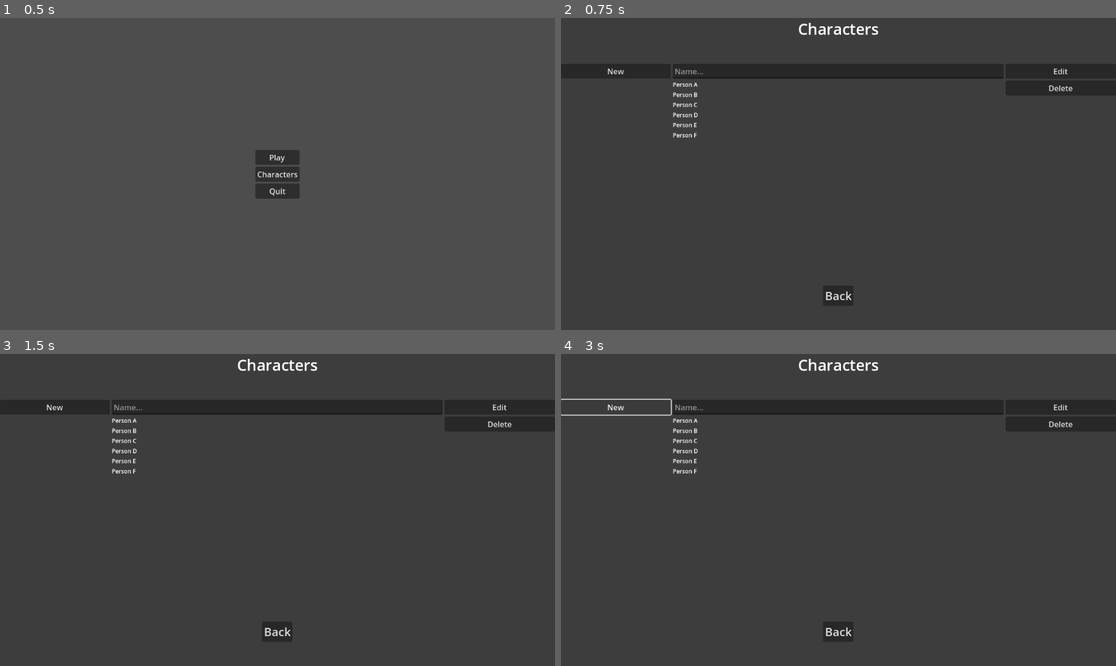
Above: before the commit, frames 1-4 (two rows, left to right).
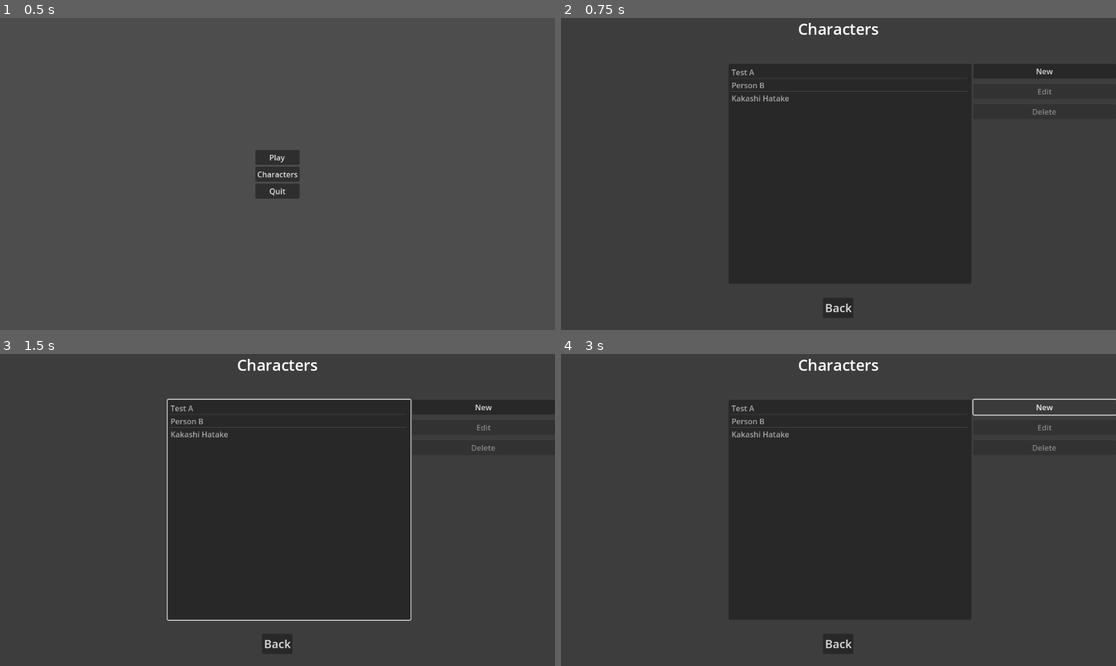
Above: after the commit, the same moments.

Repository: srad1292/RockPaperScissors
Game: Godot game, scene res://Scenes/main_menu.tscn
The game is run twice, just before and just after one commit, with the same random seed, the same clock (stepped at 60 frames per second) and the same inputs.
Inputs:
- Up to frame 1 (0.5 s): no input
- Up to frame 2 (0.75 s): click "Characters" at 0.5 s
- Up to frame 3 (1.5 s): click "Play" at 1.25 s
- Up to frame 4 (3 s): click "Play" at 2 s; click "New" at 2.75 s

Frame 1 is identical in both runs. In frame 2, 0.9% of the frame differs, in the area x 8-93%, y 16-95%; in frame 3, 1.6%, in the area x 8-93%, y 14-95%; in frame 4, 1.3%.

Commit message:
Character list populating from res files. Delete and edit buttons are enabled and disabled properly. Delete removes item from list

Diff:
--- a/Scenes/characters_menu.tscn
+++ b/Scenes/characters_menu.tscn
@@ -1,7 +1,10 @@
-[gd_scene load_steps=3 format=3 uid="uid://2a2gcu8y6ijp"]
+[gd_scene load_steps=6 format=3 uid="uid://2a2gcu8y6ijp"]
 
-[ext_resource type="Script" path="res://Scripts/characters_menu.gd" id="1_8cjjt"]
-[ext_resource type="Script" path="res://Scripts/character_list.gd" id="2_58b1o"]
+[ext_resource type="Script" path="res://Scripts/CharacterMenu/characters_menu.gd" id="1_8cjjt"]
+[ext_resource type="Script" path="res://Scripts/character_loader.gd" id="2_58b1o"]
+[ext_resource type="Script" path="res://Scripts/CharacterMenu/menu_character_list.gd" id="3_vympj"]
+[ext_resource type="Script" path="res://Scripts/CharacterMenu/edit_character_btn.gd" id="4_dsuhr"]
+[ext_resource type="Script" path="res://Scripts/CharacterMenu/delete_character_btn.gd" id="5_p8siq"]
 
 [node name="CharactersMenu" type="Control"]
 layout_mode = 3
@@ -47,83 +50,106 @@
 [node name="VBoxContainer" type="VBoxContainer" parent="VBoxContainer2/HBoxContainer"]
 layout_mode = 2
 size_flags_horizontal = 3
+size_flags_stretch_ratio = 0.78
 
-[node name="BtnNew" type="Button" parent="VBoxContainer2/HBoxContainer/VBoxContainer"]
-layout_mode = 2
-text = "New
-"
-
-[node name="VBoxContainer2" type="VBoxContainer" parent="VBoxContainer2/HBoxContainer"]
+[node name="CharacterColumn" type="VBoxContainer" parent="VBoxContainer2/HBoxContainer"]
 layout_mode = 2
 size_flags_horizontal = 3
-size_flags_stretch_ratio = 3.0
+size_flags_stretch_ratio = 1.14
 script = ExtResource("2_58b1o")
 
-[node name="LineEdit" type="LineEdit" parent="VBoxContainer2/HBoxContainer/VBoxContainer2"]
+[node name="LineEdit" type="LineEdit" parent="VBoxContainer2/HBoxContainer/CharacterColumn"]
+visible = false
 layout_mode = 2
 placeholder_text = "Name..."
 
-[node name="ScrollContainer" type="ScrollContainer" parent="VBoxContainer2/HBoxContainer/VBoxContainer2"]
+[node name="ScrollContainer" type="ScrollContainer" parent="VBoxContainer2/HBoxContainer/CharacterColumn"]
+visible = false
 layout_mode = 2
 size_flags_vertical = 3
 
-[node name="VBoxContainer" type="VBoxContainer" parent="VBoxContainer2/HBoxContainer/VBoxContainer2/ScrollContainer"]
+[node name="VBoxCharList" type="VBoxContainer" parent="VBoxContainer2/HBoxContainer/CharacterColumn/ScrollContainer"]
 layout_mode = 2
 size_flags_horizontal = 3
 
-[node name="RichTextLabel" type="RichTextLabel" parent="VBoxContainer2/HBoxContainer/VBoxContainer2/ScrollContainer/VBoxContainer"]
+[node name="RichTextLabel" type="RichTextLabel" parent="VBoxContainer2/HBoxContainer/CharacterColumn/ScrollContainer/VBoxCharList"]
+visible = false
 layout_mode = 2
 theme_override_font_sizes/normal_font_size = 12
 text = "Person A"
 fit_content = true
 
-[node name="RichTextLabel2" type="RichTextLabel" parent="VBoxContainer2/HBoxContainer/VBoxContainer2/ScrollContainer/VBoxContainer"]
+[node name="RichTextLabel2" type="RichTextLabel" parent="VBoxContainer2/HBoxContainer/CharacterColumn/ScrollContainer/VBoxCharList"]
+visible = false
 layout_mode = 2
 theme_override_font_sizes/normal_font_size = 12
 text = "Person B"
 fit_content = true
 
-[node name="RichTextLabel3" type="RichTextLabel" parent="VBoxContainer2/HBoxContainer/VBoxContainer2/ScrollContainer/VBoxContainer"]
+[node name="RichTextLabel3" type="RichTextLabel" parent="VBoxContainer2/HBoxContainer/CharacterColumn/ScrollContainer/VBoxCharList"]
+visible = false
 layout_mode = 2
 theme_override_font_sizes/normal_font_size = 12
 text = "Person C"
 fit_content = true
 
-[node name="RichTextLabel4" type="RichTextLabel" parent="VBoxContainer2/HBoxContainer/VBoxContainer2/ScrollContainer/VBoxContainer"]
+[node name="RichTextLabel4" type="RichTextLabel" parent="VBoxContainer2/HBoxContainer/CharacterColumn/ScrollContainer/VBoxCharList"]
+visible = false
 layout_mode = 2
 theme_override_font_sizes/normal_font_size = 12
 text = "Person D"
 fit_content = true
 
-[node name="RichTextLabel5" type="RichTextLabel" parent="VBoxContainer2/HBoxContainer/VBoxContainer2/ScrollContainer/VBoxContainer"]
+[node name="RichTextLabel5" type="RichTextLabel" parent="VBoxContainer2/HBoxContainer/CharacterColumn/ScrollContainer/VBoxCharList"]
+visible = false
 layout_mode = 2
 theme_override_font_sizes/normal_font_size = 12
 text = "Person E"
 fit_content = true
 
-[node name="RichTextLabel6" type="RichTextLabel" parent="VBoxContainer2/HBoxContainer/VBoxContainer2/ScrollContainer/VBoxContainer"]
+[node name="RichTextLabel6" type="RichTextLabel" parent="VBoxContainer2/HBoxContainer/CharacterColumn/ScrollContainer/VBoxCharList"]
+visible = false
 layout_mode = 2
 theme_override_font_sizes/normal_font_size = 12
 text = "Person F"
 fit_content = true
 
+[node name="ItemList" type="ItemList" parent="VBoxContainer2/HBoxContainer/CharacterColumn"]
+layout_mode = 2
+size_flags_vertical = 3
+item_count = 2
+item_0/text = "Test A"
+item_1/text = "Person B"
+script = ExtResource("3_vympj")
+
 [node name="VBoxContainer3" type="VBoxContainer" parent="VBoxContainer2/HBoxContainer"]
 layout_mode = 2
 size_flags_horizontal = 3
+size_flags_stretch_ratio = 0.67
+theme_override_constants/separation = 11
+
+[node name="BtnNew" type="Button" parent="VBoxContainer2/HBoxContainer/VBoxContainer3"]
+layout_mode = 2
+text = "New
+"
 
 [node name="BtnEdit" type="Button" parent="VBoxContainer2/HBoxContainer/VBoxContainer3"]
 layout_mode = 2
+disabled = true
 text = "Edit
 "
+script = ExtResource("4_dsuhr")
 
 [node name="BtnDelete" type="Button" parent="VBoxContainer2/HBoxContainer/VBoxContainer3"]
 layout_mode = 2
+disabled = true
 text = "Delete"
+script = ExtResource("5_p8siq")
 
 [node name="MarginContainer" type="MarginContainer" parent="VBoxContainer2"]
 layout_mode = 2
 size_flags_horizontal = 4
-size_flags_vertical = 3
+size_flags_vertical = 6
 theme_override_constants/margin_bottom = 0
 
 [node name="VBoxContainer2" type="VBoxContainer" parent="VBoxContainer2/MarginContainer"]
@@ -135,4 +161,10 @@
 text = "Back
 "
 
+[connection signal="characters_loaded" from="VBoxContainer2/HBoxContainer/CharacterColumn" to="VBoxContainer2/HBoxContainer/CharacterColumn/ItemList" method="_on_characters_loaded"]
+[connection signal="item_selected" from="VBoxContainer2/HBoxContainer/CharacterColumn/ItemList" to="VBoxContainer2/HBoxContainer/VBoxContainer3/BtnEdit" method="_on_item_list_item_selected"]
+[connection signal="item_selected" from="VBoxContainer2/HBoxContainer/CharacterColumn/ItemList" to="VBoxContainer2/HBoxContainer/VBoxContainer3/BtnDelete" method="_on_character_selected"]
+[connection signal="items_unselected" from="VBoxContainer2/HBoxContainer/CharacterColumn/ItemList" to="VBoxContainer2/HBoxContainer/VBoxContainer3/BtnEdit" method="_on_item_list_items_unselected"]
+[connection signal="items_unselected" from="VBoxContainer2/HBoxContainer/CharacterColumn/ItemList" to="VBoxContainer2/HBoxContainer/VBoxContainer3/BtnDelete" method="_on_item_list_items_unselected"]
+[connection signal="pressed" from="VBoxContainer2/HBoxContainer/VBoxContainer3/BtnDelete" to="VBoxContainer2/HBoxContainer/CharacterColumn/ItemList" method="_on_btn_delete_pressed"]
 [connection signal="pressed" from="VBoxContainer2/MarginContainer/VBoxContainer2/BtnBack" to="." method="_on_btn_back_pressed"]
--- a/Scripts/characters_menu.gd
+++ b/Scripts/CharacterMenu/characters_menu.gd
@@ -1,5 +1,4 @@
 extends Control
-
 
 # Called when the node enters the scene tree for the first time.
 func _ready():
--- /dev/null
+++ b/Scripts/CharacterMenu/delete_character_btn.gd
@@ -0,0 +1,13 @@
+extends Button
+
+# Called when the node enters the scene tree for the first time.
+func _ready():
+	pass # Replace with function body.
+
+
+func _on_character_selected(index):
+	self.disabled = false
+
+
+func _on_item_list_items_unselected():
+	self.disabled = true
--- /dev/null
+++ b/Scripts/CharacterMenu/edit_character_btn.gd
@@ -0,0 +1,15 @@
+extends Button
+
+
+# Called when the node enters the scene tree for the first time.
+func _ready():
+	pass # Replace with function body.
+
+
+
+func _on_item_list_item_selected(index):
+	self.disabled = false
+
+
+func _on_item_list_items_unselected():
+	self.disabled = true
--- /dev/null
+++ b/Scripts/CharacterMenu/menu_character_list.gd
@@ -0,0 +1,28 @@
+extends ItemList
+
+signal items_unselected
+
+# Called when the node enters the scene tree for the first time.
+func _ready():
+	print("Menu Char List Exists")
+	pass # Replace with function body.
+
+
+# Called every frame. 'delta' is the elapsed time since the previous frame.
+func _process(delta):
+	pass
+
+
+
+func _on_characters_loaded(characters):
+	for c in characters:
+		self.add_item(c.name)
+
+
+
+func _on_btn_delete_pressed():
+	for i in self.get_item_count():
+		if self.is_selected(i):
+			self.remove_item(i)
+	self.deselect_all()
+	items_unselected.emit()
--- a/Scripts/character_list.gd
+++ b/Scripts/character_loader.gd
@@ -1,4 +1,6 @@
 extends Node
+
+signal characters_loaded(characters)
 
 var characters = []
 
@@ -11,6 +13,7 @@
 		print("Characters: ")
 		for c in characters:
 			print(c.name)
+		characters_loaded.emit(characters)
 	else:
 		print("error loading character directory")
 
